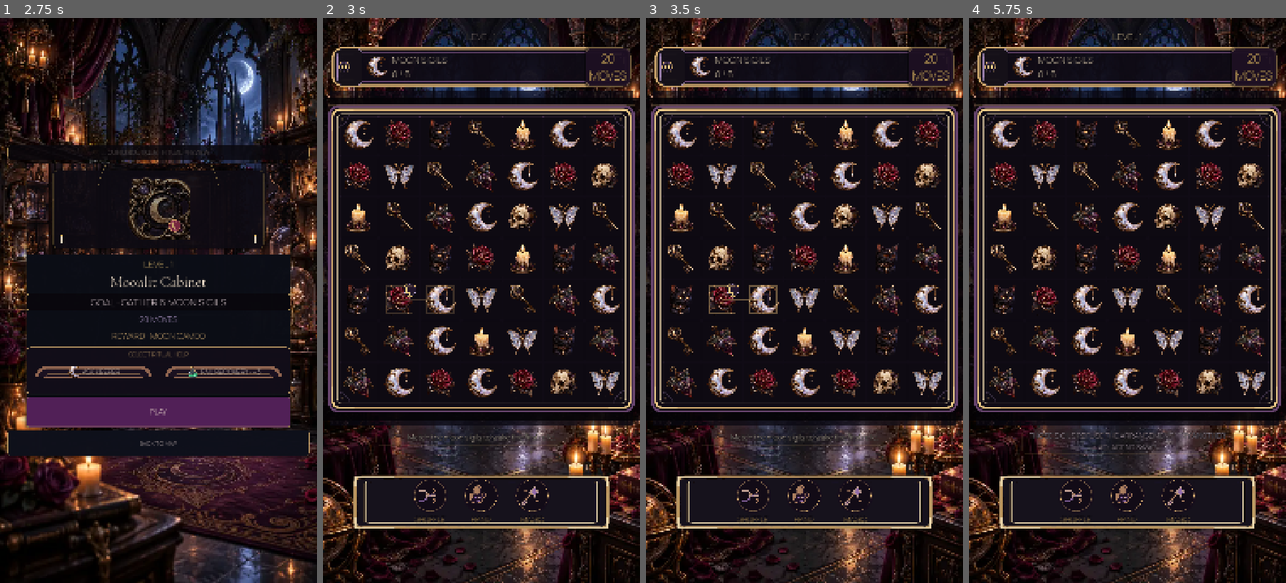
Above: before the commit, frames 1-4 (left to right).
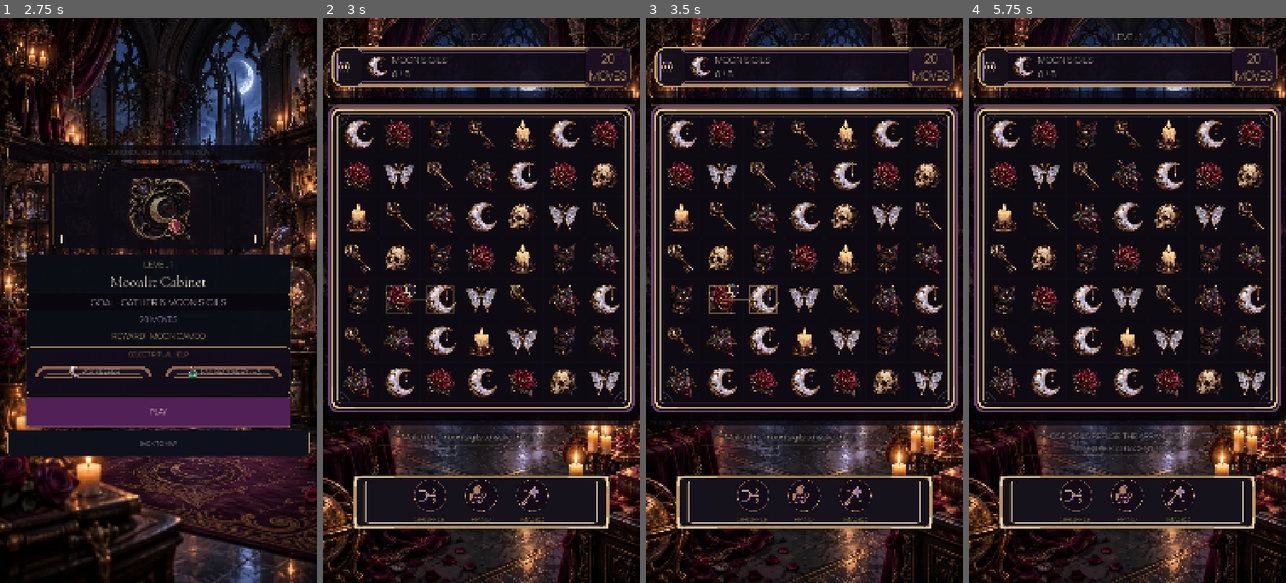
Above: after the commit, the same moments.

Repository: Jay-prodesign/akilta-match3
Game: Godot game, scene res://src/app/app_bootstrap.tscn
Same seed, same stepped clock (60 frames per second), same inputs: the game is played once before the commit and once after it.
Inputs (mouse positions are in pixels of both pictures, inside the frame that each line leads up to):
- Up to frame 1 (2.75 s): click "ENTER THE HOUSE" at 0.5 s; click "PLAY LEVEL 1" at 1.25 s; click "1" at 2 s
- Up to frame 2 (3 s): click "PLAY" at 2.75 s
- Up to frame 3 (3.5 s): no input
- Up to frame 4 (5.75 s): click (994, 68) at 3.5 s; click "RESTART LEVEL" at 4.25 s; tap Enter at 5 s; drag from (1127, 260) to (1159, 176) at 5.02 s

Frame 1 is identical in both runs. In frame 2, 0.2% of the frame differs, in the area x 24-74%, y 73-75%; in frame 3, 0.2%; in frame 4, 0.4%, in the area x 18-82%, y 73-78%.

Commit message:
Preserve final gameplay text contrast through runtime styling

Diff:
--- a/src/ui/gameplay/gameplay_screen.gd
+++ b/src/ui/gameplay/gameplay_screen.gd
@@ -320,19 +320,19 @@
 	match profile:
 		"sealed_display":
 			world_backdrop.modulate = Color.WHITE
-			eyebrow_label.add_theme_color_override("font_color", Color("#ead5aa"))
+			eyebrow_label.add_theme_color_override("font_color", Color("#f7e6b8"))
 			title_label.add_theme_color_override("font_color", Color("#f1e6d2"))
 			objective_label.add_theme_color_override("font_color", Color("#a8c6d2"))
 			moves_label.add_theme_color_override("font_color", Color("#d8c8a1"))
 		"thornlight_arrangement":
 			world_backdrop.modulate = Color.WHITE
-			eyebrow_label.add_theme_color_override("font_color", Color("#ead5aa"))
+			eyebrow_label.add_theme_color_override("font_color", Color("#f7e6b8"))
 			title_label.add_theme_color_override("font_color", Color("#f5e6e2"))
 			objective_label.add_theme_color_override("font_color", Color("#c7a0df"))
 			moves_label.add_theme_color_override("font_color", Color("#e6bd83"))
 		_:
 			world_backdrop.modulate = Color.WHITE
-			eyebrow_label.add_theme_color_override("font_color", Color("#ead5aa"))
+			eyebrow_label.add_theme_color_override("font_color", Color("#f7e6b8"))
 			title_label.add_theme_color_override("font_color", Color("#f1e8dc"))
 			objective_label.add_theme_color_override("font_color", Color("#f0dec2"))
 			moves_label.add_theme_color_override("font_color", Color("#d9b56a"))
@@ -567,20 +567,20 @@
 	if hint_label == null:
 		return
 	var color := Color("#F4E5D3")
-	var size_px := 26
+	var size_px := 28
 	match mode:
 		"blocker":
 			color = Color("#F0CE8A")
-			size_px = 27
+			size_px = 29
 		"special":
 			color = Color("#E8C987")
-			size_px = 27
+			size_px = 29
 		"combo":
 			color = Color("#E7C8FF")
-			size_px = 28
+			size_px = 30
 		"cascade":
 			color = Color("#DDB7F5")
-			size_px = 27
+			size_px = 29
 		"invalid":
 			color = Color("#D8C5D2")
 		_:
@@ -1069,7 +1069,7 @@
 	)
 	var hint_readable: bool = (
 		hint_label.custom_minimum_size.y >= 54.0
-		and hint_label.get_theme_font_size("font_size") >= 26
+		and hint_label.get_theme_font_size("font_size") >= 28
 	)
 	var booster_family_locked: bool = (
 		$BoosterTray/BoosterActions/SealedSlotA.visible
